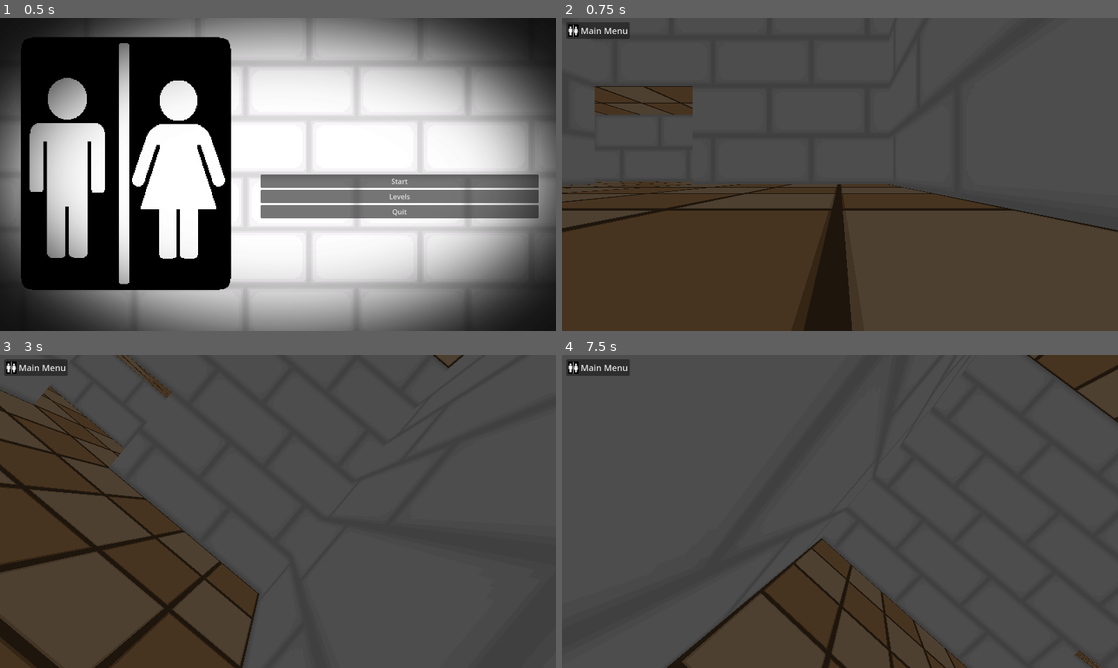
Above: before the commit, frames 1-4 (two rows, left to right).
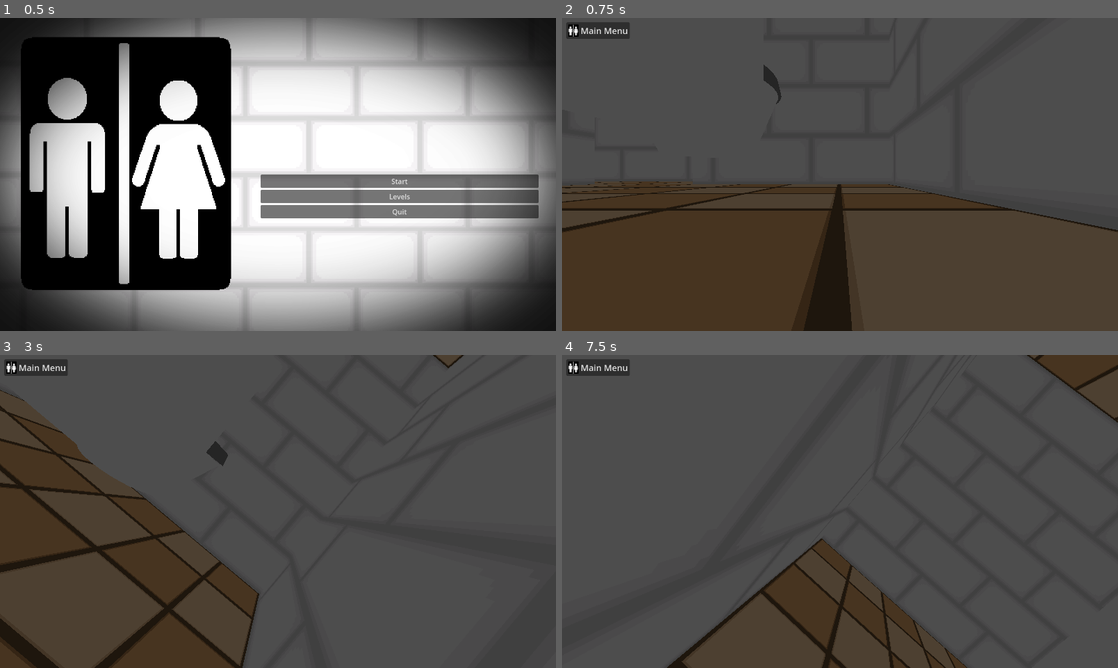
Above: after the commit, the same moments.

Repository: DnumdeYevoc/PooPee-Portal
Game: Godot game, scene res://main_menu.tscn
Same seed, same stepped clock (60 frames per second), same inputs: the game is played once before the commit and once after it.
Inputs (mouse positions are in pixels of both pictures, inside the frame that each line leads up to):
- Up to frame 1 (0.5 s): no input
- Up to frame 2 (0.75 s): click "Start" at 0.5 s
- Up to frame 3 (3 s): click "Main Menu" at 1.25 s; click "Start" at 2 s; tap Enter at 2.75 s; move the mouse to (400, 495) at 2.77 s; hold D (Right) from 2.78 s (still down); tap Space (Space) at 2.85 s; click (400, 495) at 2.92 s
- Up to frame 4 (7.5 s): move the mouse to (812, 511) at 3.52 s; release D (Right) at 3.53 s; hold W (Forward) from 3.53 s (still down); tap Space (Space) every 0.75 s from 3.6 to 7.35 s; move the mouse to (851, 505) at 4.27 s; move the mouse to (834, 517) at 5.02 s; move the mouse to (878, 514) at 5.77 s; move the mouse to (795, 508) at 6.52 s; move the mouse to (845, 511) at 7.27 s

Frame 1 is identical in both runs. In frame 2, 1.8% of the frame differs, in the area x 5-40%, y 14-31%; in frame 3, 2.1%, in the area x 4-41%, y 0-43%; in frame 4, less than 0.1%.

Commit message:
toilet slightly implimented

Diff:
--- a/finalproject/Player.gd
+++ b/finalproject/Player.gd
@@ -40,3 +40,9 @@
 
 	velocity = Vector3i(dir*speed*delta)+gravity*Globals.GRAVITY
 	move_and_slide()
+func finish_level():
+	if ResourceLoader.exists("res://Map"+str(Globals.CUR_LEVEL+1)+".tscn"):
+		Globals.CUR_LEVEL +=1
+		get_tree().reload_current_scene()
+	else:
+		get_tree().change_scene_to_file("res://main_menu.tscn")
--- a/finalproject/game.gd
+++ b/finalproject/game.gd
@@ -36,9 +36,10 @@
 			if tilemap.get_cell_atlas_coords(tile)== Vector2i(1,0):
 				var toilet = ToiletScene.instantiate()
 				toilet.position = Vector3(tile.x*Globals.GRID_SIZE,count*Globals.GRID_SIZE,tile.y*Globals.GRID_SIZE)
-				toilet.scale *= Globals.GRID_SIZE/2
+				toilet.scale *= Globals.GRID_SIZE
+				toilet.rotation_degrees.y = tilemap.get_cell_source_id(tile)*90
+				add_child(toilet)
 
-				print(toilet.position, toilet.scale)
 			for x in range(0,9):
 				#portal
 				if tilemap.get_cell_atlas_coords(tile)== Vector2i(x,1):
--- a/finalproject/level_display.gd
+++ b/finalproject/level_display.gd
@@ -4,7 +4,7 @@
 
 func _on_mouse_entered() -> void:
 	$Door.frame = 1
-	$Button.text = "Play Level"+str(Level)
+	$Button.text = "Play Level "+str(Level)
 	$Button.visible = true
 
 func _on_button_pressed() -> void:
--- /dev/null
+++ b/finalproject/toilet.gd
@@ -0,0 +1,8 @@
+extends Node3D
+
+var twice :bool
+func _on_area_3d_body_entered(body: Node3D) -> void:
+	if twice:
+		body.finish_level()
+		twice = false
+	twice = true
--- a/finalproject/toilet.tscn
+++ b/finalproject/toilet.tscn
@@ -1,18 +1,18 @@
-[gd_scene load_steps=8 format=3 uid="uid://u1xwhtmi3r75"]
+[gd_scene load_steps=11 format=3 uid="uid://u1xwhtmi3r75"]
 
 [ext_resource type="Texture2D" uid="uid://ctyci2ljk356h" path="res://WHITE.png" id="1_h3cnq"]
+[ext_resource type="Script" path="res://toilet.gd" id="1_xhbl7"]
 
 [sub_resource type="StandardMaterial3D" id="StandardMaterial3D_fnuwq"]
 albedo_texture = ExtResource("1_h3cnq")
 
 [sub_resource type="CylinderMesh" id="CylinderMesh_ccuto"]
 material = SubResource("StandardMaterial3D_fnuwq")
-top_radius = 0.75
 bottom_radius = 0.3
-height = 1.0
+height = 0.5
 
 [sub_resource type="CylinderShape3D" id="CylinderShape3D_ygwii"]
-height = 1.0
+height = 0.5
 
 [sub_resource type="StandardMaterial3D" id="StandardMaterial3D_n8v38"]
 albedo_texture = ExtResource("1_h3cnq")
@@ -24,22 +24,44 @@
 [sub_resource type="BoxShape3D" id="BoxShape3D_vf708"]
 size = Vector3(1, 1, 0.5)
 
+[sub_resource type="CylinderShape3D" id="CylinderShape3D_pgenw"]
+height = 0.1
+radius = 0.525
+
+[sub_resource type="CylinderMesh" id="CylinderMesh_l8vpy"]
+bottom_radius = 0.525
+height = 0.1
+
 [node name="Toilet" type="Node3D"]
+script = ExtResource("1_xhbl7")
 
 [node name="MeshInstance3D" type="MeshInstance3D" parent="."]
 mesh = SubResource("CylinderMesh_ccuto")
 
-[node name="RigidBody3D" type="RigidBody3D" parent="MeshInstance3D"]
+[node name="RigidBody3D" type="StaticBody3D" parent="MeshInstance3D"]
 
 [node name="CollisionShape3D" type="CollisionShape3D" parent="MeshInstance3D/RigidBody3D"]
 shape = SubResource("CylinderShape3D_ygwii")
 
 [node name="MeshInstance3D2" type="MeshInstance3D" parent="."]
-transform = Transform3D(1, 0, 0, 0, 1, 0, 0, 0, 1, 0, 0.8, 0.5)
+transform = Transform3D(1, 0, 0, 0, 1, 0, 0, 0, 1, 0, 0.45, 0.5)
 mesh = SubResource("BoxMesh_c7ca5")
 skeleton = NodePath("../MeshInstance3D")
 
-[node name="RigidBody3D" type="RigidBody3D" parent="MeshInstance3D2"]
+[node name="RigidBody3D" type="StaticBody3D" parent="MeshInstance3D2"]
 
 [node name="CollisionShape3D" type="CollisionShape3D" parent="MeshInstance3D2/RigidBody3D"]
 shape = SubResource("BoxShape3D_vf708")
+
+[node name="Area3D" type="Area3D" parent="."]
+transform = Transform3D(1, 0, 0, 0, 1, 0, 0, 0, 1, 0, 0.31, 0)
+collision_layer = 2
+collision_mask = 2
+
+[node name="CollisionShape3D" type="CollisionShape3D" parent="Area3D"]
+shape = SubResource("CylinderShape3D_pgenw")
+
+[node name="MeshInstance3D" type="MeshInstance3D" parent="Area3D"]
+mesh = SubResource("CylinderMesh_l8vpy")
+
+[connection signal="body_entered" from="Area3D" to="." method="_on_area_3d_body_entered"]
